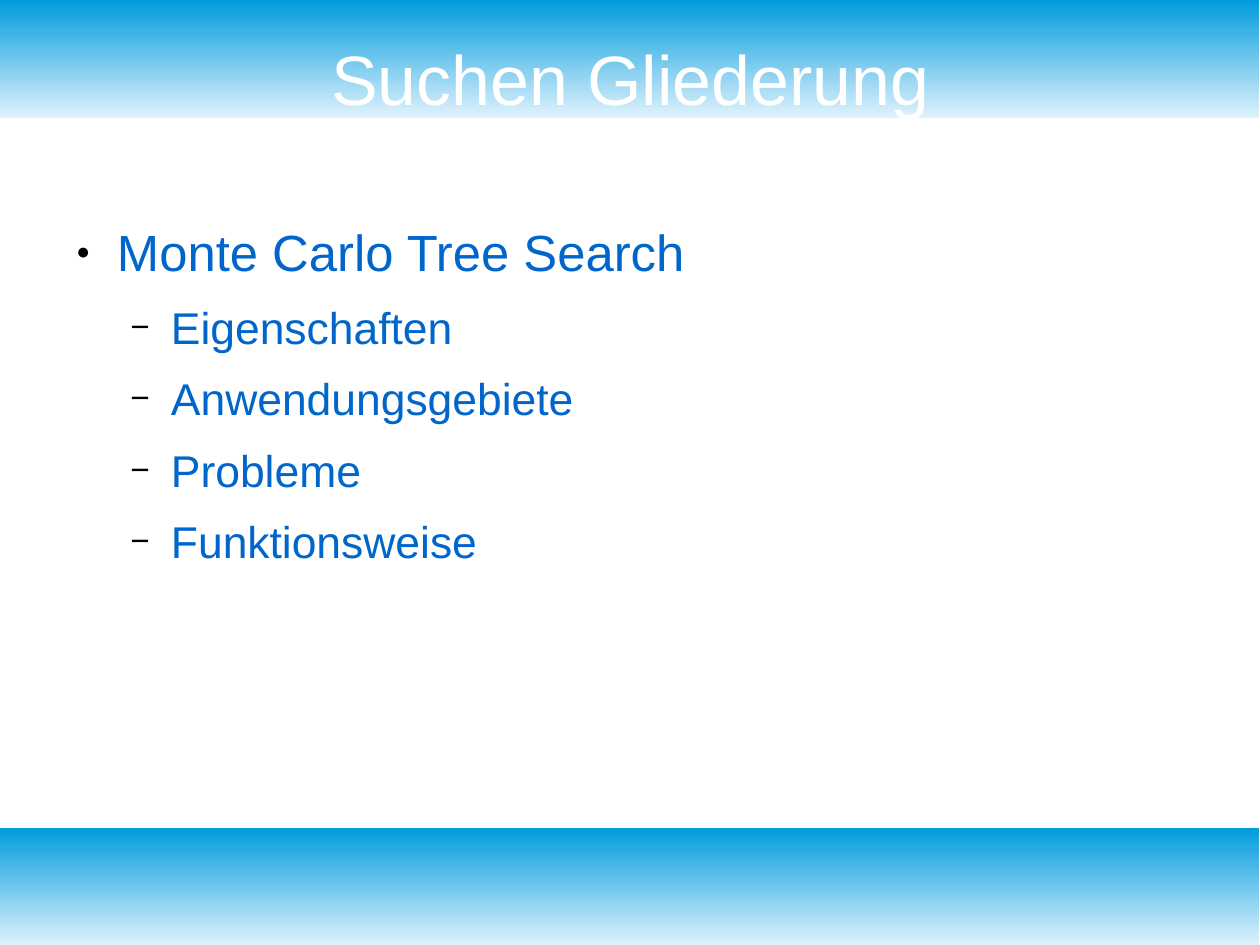
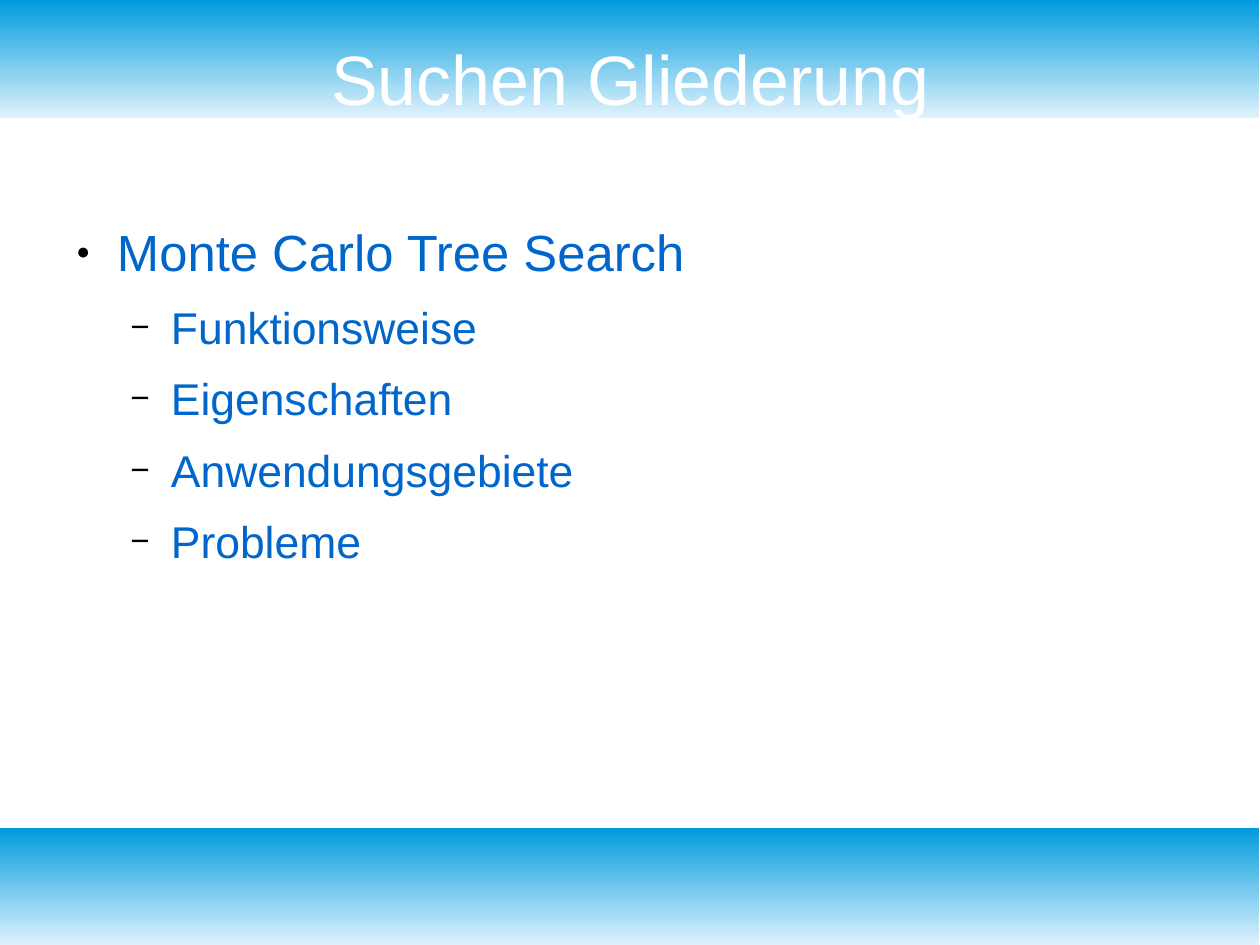
Before and after one commit to fnehmer/haw-is-assignment, a slide deck: slide 4 of Präsentation/is_praesentation.odp (slide 3 before the commit). Drawn at 1260x945 pixels with LibreOffice and Linux fonts; fonts in the diff are those of the drawing. Boxes give left, top, right and bottom in pixels: in the first picture for what was removed or moved away, otherwise in the second. Text is boxed around its words. In the diff, an @@ line names an element or a change of style, - is before the commit and + after.

Commit message:
Finished 'Suchen' Part of the presentation

```diff
--- a/Präsentation/is_praesentation.odp
+++ b/Präsentation/is_praesentation.odp
@@ text at (x1=171, y1=311, x2=477, y2=345): paragraph added @@
+  − Funktionsweise
@@ text at (x1=171, y1=525, x2=477, y2=559): paragraph removed @@
-  − Funktionsweise
```
Also in this commit, not shown: 11 slides added, 1 slide removed, 6 other files.
